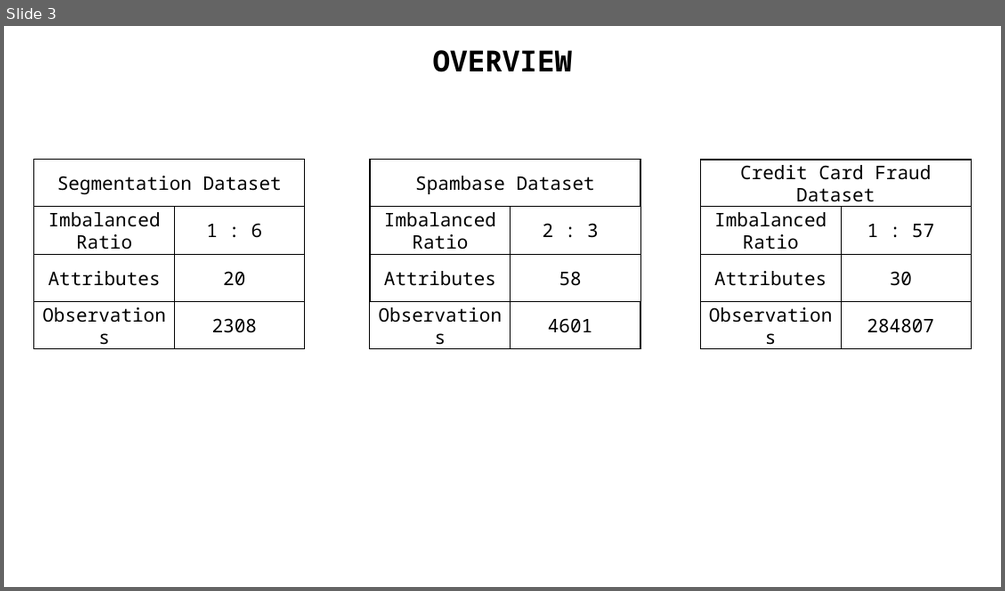
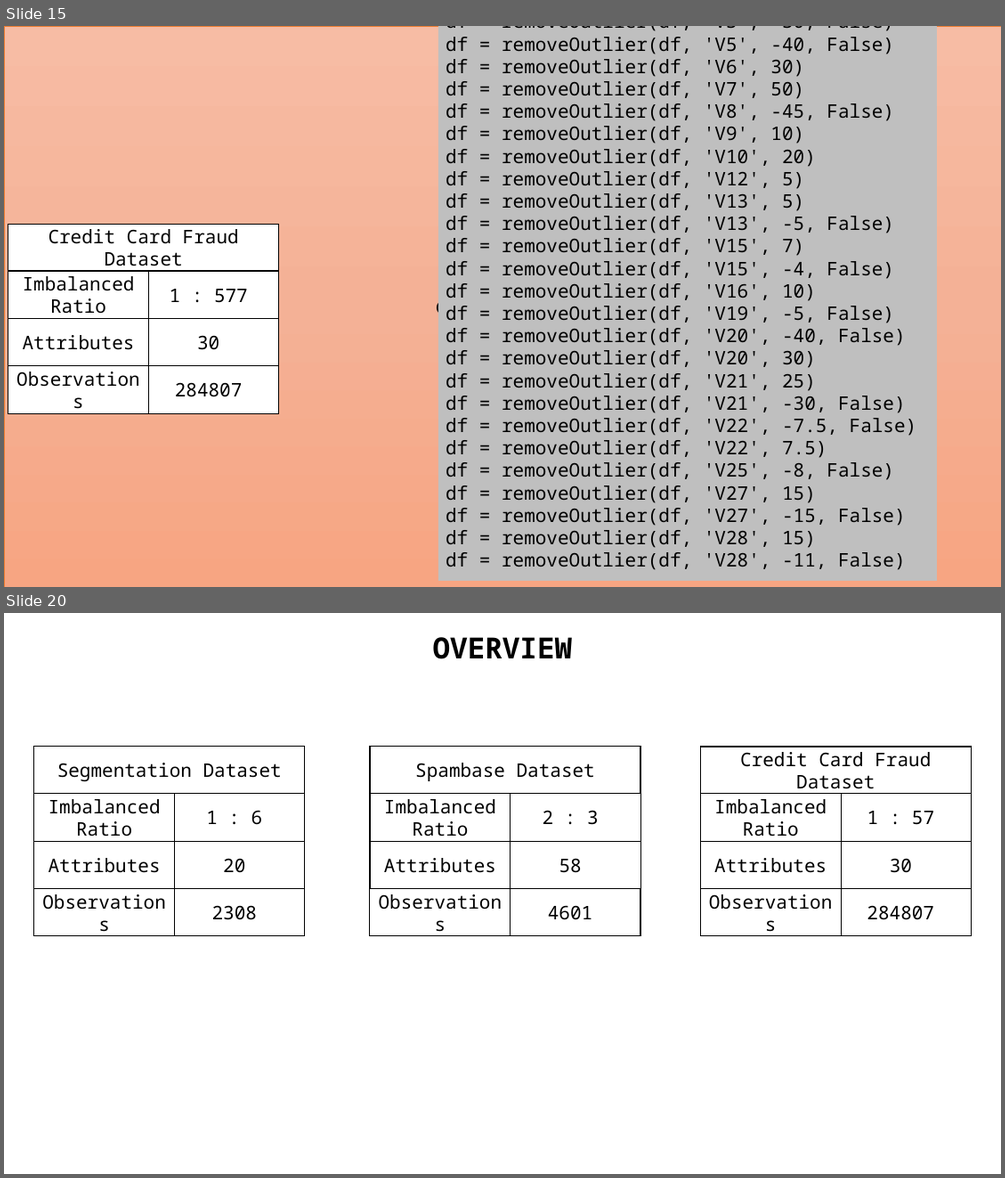
Before and after one commit to zkgz/skripsi, a slide deck: skripsi/Skripsi Pro/Presentation1.pptx. Shown one above the other, each under a label of ours: slide 3 before the commit, slides 15 and 20 after it; the slides between them are not shown. The pictures are 1005x591 and 1005x1178 pixels, drawn with LibreOffice and Linux fonts; fonts in the diff are those of the drawing. Boxes give left, top, right and bottom in pixels: in the first picture for what was removed or moved away, otherwise in the second. Text is boxed around its words. In the diff, an @@ line names an element or a change of style, - is before the commit and + after.

```diff
--- a/skripsi/Skripsi Pro/Presentation1.pptx
+++ b/skripsi/Skripsi Pro/Presentation1.pptx
@@ slide 15 added at (x1=4, y1=26, x2=1001, y2=587), background #FFFFFF @@
@@ rectangle added at (x1=4, y1=26, x2=1001, y2=587), fill gradient #F7BDA5 to #F5B196 to #F8A582, outline #ED7D31 0.5 pt, 18 pt, text #000000 @@
+Credit Card Fraud
@@ rectangle added at (x1=438, y1=26, x2=938, y2=580), fill #BFBFBF, 18 pt, text #000000 @@
+df = removeOutlier(df, 'Amount', 5000)
+df = removeOutlier(df, 'V3', 5)
+df = removeOutlier(df, 'V3', -30, False)
+df = removeOutlier(df, 'V5', -40, False)
+df = removeOutlier(df, 'V6', 30)
+df = removeOutlier(df, 'V7', 50)
+df = removeOutlier(df, 'V8', -45, False)
+df = removeOutlier(df, 'V9', 10)
+df = removeOutlier(df, 'V10', 20)
+df = removeOutlier(df, 'V12', 5)
+df = removeOutlier(df, 'V13', 5)
+df = removeOutlier(df, 'V13', -5, False)
+df = removeOutlier(df, 'V15', 7)
+df = removeOutlier(df, 'V15', -4, False)
+df = removeOutlier(df, 'V16', 10)
+df = removeOutlier(df, 'V19', -5, False)
+df = removeOutlier(df, 'V20', -40, False)
+df = removeOutlier(df, 'V20', 30)
+df = removeOutlier(df, 'V21', 25)
+df = removeOutlier(df, 'V21', -30, False)
+df = removeOutlier(df, 'V22', -7.5, False)
+df = removeOutlier(df, 'V22', 7.5)
+df = removeOutlier(df, 'V25', -8, False)
+df = removeOutlier(df, 'V27', 15)
+df = removeOutlier(df, 'V27', -15, False)
+df = removeOutlier(df, 'V28', 15)
+df = removeOutlier(df, 'V28', -11, False)
@@ rounded rectangle added at (x1=154, y1=62, x2=353, y2=552), fill gradient #4B4B4B to #000000, outline #000000 0.5 pt @@
@@ rectangle added at (x1=189, y1=114, x2=317, y2=208), fill gradient #B5D5A7 to #AACE9A to #9CC987, outline #70AD47 0.5 pt @@
@@ rectangle added at (x1=8, y1=224, x2=278, y2=272), fill #FFFFFF, outline #000000 1 pt, 18 pt, text #000000 @@
+Credit Card Fraud Dataset
@@ rectangle added at (x1=189, y1=259, x2=317, y2=353), fill gradient #FFDB9E to #FFD590 to #FFD07C, outline #FFC000 0.5 pt, 18 pt, text #000000 @@
+Spambase
@@ rectangle added at (x1=8, y1=271, x2=148, y2=319), fill #FFFFFF, outline #000000 1 pt, 18 pt, text #000000 @@
+Imbalanced Ratio
@@ rectangle added at (x1=138, y1=271, x2=278, y2=319), fill #FFFFFF, outline #000000 1 pt, 18 pt, text #000000 @@
+1 : 577
@@ right arrow added at (x1=432, y1=272, x2=573, y2=342), fill #000000, 18 pt, text #FFFFFF @@
+Data Cleaning
@@ right arrow added at (x1=930, y1=272, x2=1001, y2=342), fill #000000, 18 pt, text #FFFFFF @@
+Normalisasi
@@ rectangle added at (x1=8, y1=319, x2=148, y2=366), fill #FFFFFF, outline #000000 1 pt, 18 pt, text #000000 @@
+Attributes
@@ rectangle added at (x1=138, y1=319, x2=278, y2=366), fill #FFFFFF, outline #000000 1 pt, 18 pt, text #000000 @@
+30
@@ rectangle added at (x1=8, y1=366, x2=148, y2=414), fill #FFFFFF, outline #000000 1 pt, 18 pt, text #000000 @@
+Observations
@@ rectangle added at (x1=138, y1=366, x2=278, y2=414), fill #FFFFFF, outline #000000 1 pt, 18 pt, text #000000 @@
+284807
@@ what was slide 3 is now slide 20 @@
```
Also in this commit, not shown: 1 slide changed, 18 other slides added, 2 slides removed, 6 other files.
